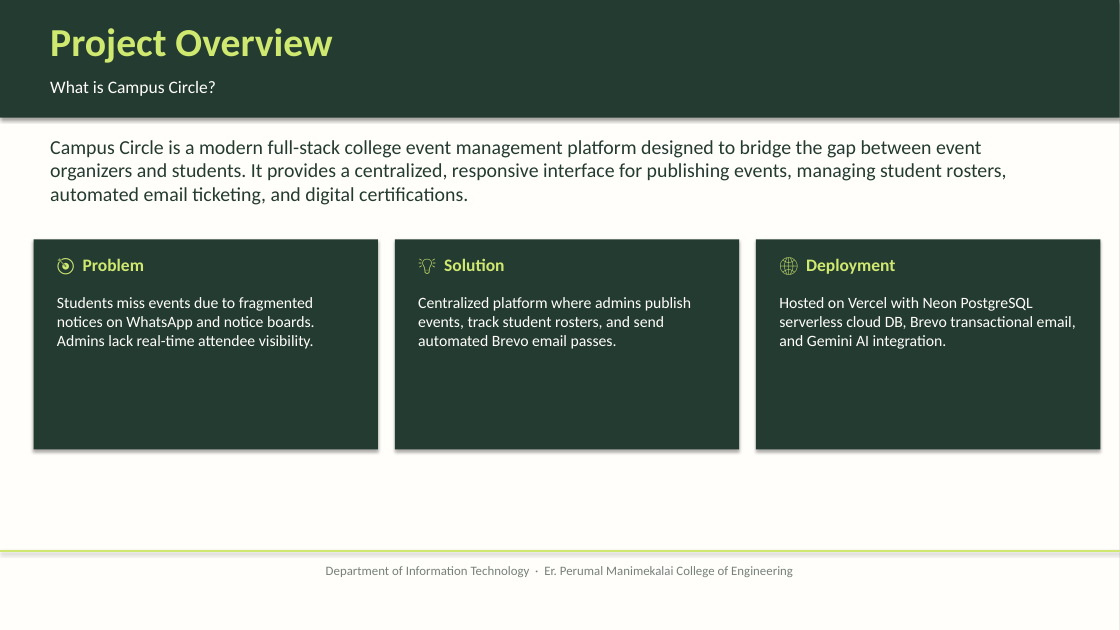
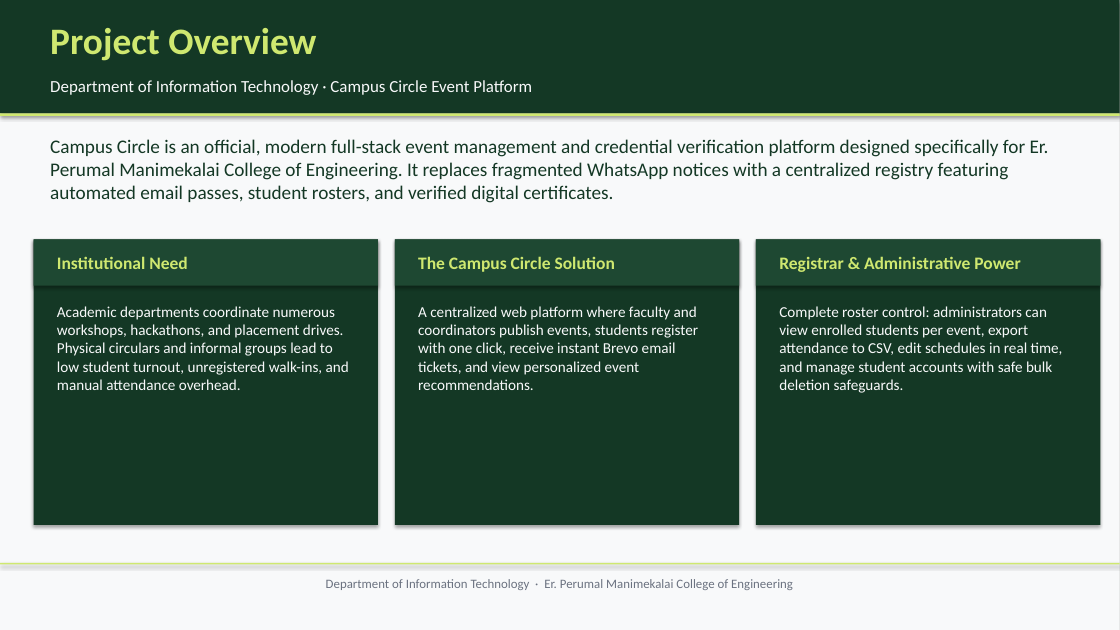
Before and after one commit to Abhi7Prajapathi/Events, a slide deck: slide 2 of CampusCircle_Presentation.pptx. Drawn at 1120x630 pixels with LibreOffice and Linux fonts; fonts in the diff are those of the drawing. Boxes give left, top, right and bottom in pixels: in the first picture for what was removed or moved away, otherwise in the second. Text is boxed around its words. In the diff, an @@ line names an element or a change of style, - is before the commit and + after.

Commit message:
docs: update presentation deck with latest admin controls, CI/CD, and certificate design

```diff
--- a/CampusCircle_Presentation.pptx
+++ b/CampusCircle_Presentation.pptx
@@ rectangle at (0,0,1120,630): fill #FFFEFA to #F8F9FA @@
@@ rectangle: place and size @@
-rectangle at (0,0,1120,118)
+rectangle at (0,0,1120,113)
@@ text "Project Overview" at (50,28,316,61): size 34 to 32 pt @@
@@ text at (50,80,532,95): text changed; size 15 to 14.5 pt; text colour #FFFEFA to #F8F9FA @@
-What is Campus Circle?
+Department of Information Technology · Campus Circle Event Platform
@@ rectangle added at (0,113,1120,116), fill #CFE870 @@
@@ text at (50,139,1049,203): text changed; size 17 to 16.5 pt; text colour #243B31 to #143825 @@
-Campus Circle is a modern full-stack college event management platform designed to bridge the gap between event organizers and students. It provides a centralized, responsive interface for publishing events, managing student rosters, automated email ticketing, and digital certifications.
+Campus Circle is an official, modern full-stack event management and credential verification platform designed specifically for Er. Perumal Manimekalai College of Engineering. It replaces fragmented WhatsApp notices with a centralized registry featuring automated email passes, student rosters, and verified digital certificates.
@@ rectangle: place and size @@
-rectangle at (34,239,378,450)
+rectangle at (34,239,378,525)
@@ rectangle added at (34,239,378,286), fill #1E4832 @@
@@ fill #243B31 to #143825 in 3 elements at (0,0,1120,113), (34,239,378,525), (395,239,739,525) @@
@@ rectangle: place and size @@
-rectangle at (756,239,1101,450)
+rectangle at (395,239,739,286)
@@ rectangle at (395,239,739,286): fill #243B31 to #1E4832 @@
@@ rectangle: place and size @@
-rectangle at (395,239,739,450)
+rectangle at (395,239,739,525)
@@ rectangle added at (756,239,1101,525), fill #143825 @@
@@ rectangle added at (756,239,1101,286), fill #1E4832 @@
@@ text added at (57,256,188,269), 15 pt, text #CFE870, bold @@
+Institutional Need
@@ text removed at (83,258,144,271) @@
-🎯 Problem
@@ text at (418,256,615,272): text changed @@
-💡 Solution
+The Campus Circle Solution
@@ text added at (779,256,1020,272), 15 pt, text #CFE870, bold @@
+Registrar & Administrative Power
@@ text removed at (806,258,895,274) @@
-🌐 Deployment
@@ text removed at (57,297,315,349) @@
-Students miss events due to fragmented notices on WhatsApp and notice boards. Admins lack real-time attendee visibility.
@@ text removed at (418,297,691,349) @@
-Centralized platform where admins publish events, track student rosters, and send automated Brevo email passes.
@@ text added at (57,306,349,390), 13 pt, text #F8F9FA @@
+Academic departments coordinate numerous workshops, hackathons, and placement drives. Physical circulars and informal groups lead to low student turnout, unregistered walk-ins, and manual attendance overhead.
@@ text at (418,306,698,390): text changed; size 13.5 to 13 pt; text colour #FFFEFA to #F8F9FA @@
-Hosted on Vercel with Neon PostgreSQL serverless cloud DB, Brevo transactional email, and Gemini AI integration.
+A centralized web platform where faculty and coordinators publish events, students register with one click, receive instant Brevo email tickets, and view personalized event recommendations.
@@ text added at (779,306,1063,393), 13 pt, text #F8F9FA @@
+Complete roster control: administrators can view enrolled students per event, export attendance to CSV, edit schedules in real time, and manage student accounts with safe bulk deletion safeguards.
@@ rectangle: place and size @@
-rectangle at (0,550,1120,552)
+rectangle at (0,563,1120,565)
@@ text "Department of Information Technology · ...": place and size @@
-text "Department of Information Technology · ..." at (326,566,793,577)
+text "Department of Information Technology · ..." at (326,579,793,590)
@@ text "Department of Information Technology · ..." at (326,579,793,590): text colour #76817B to #6B7280 @@
```
Also in this commit, not shown: 9 other slides changed, 1 slide added, 1 slide removed.
